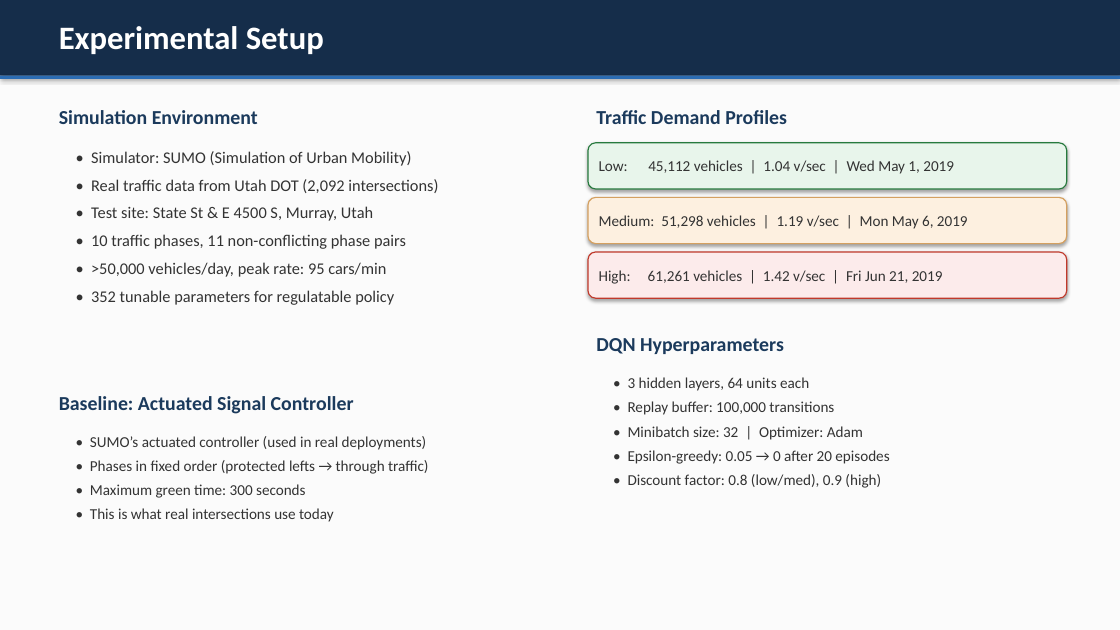
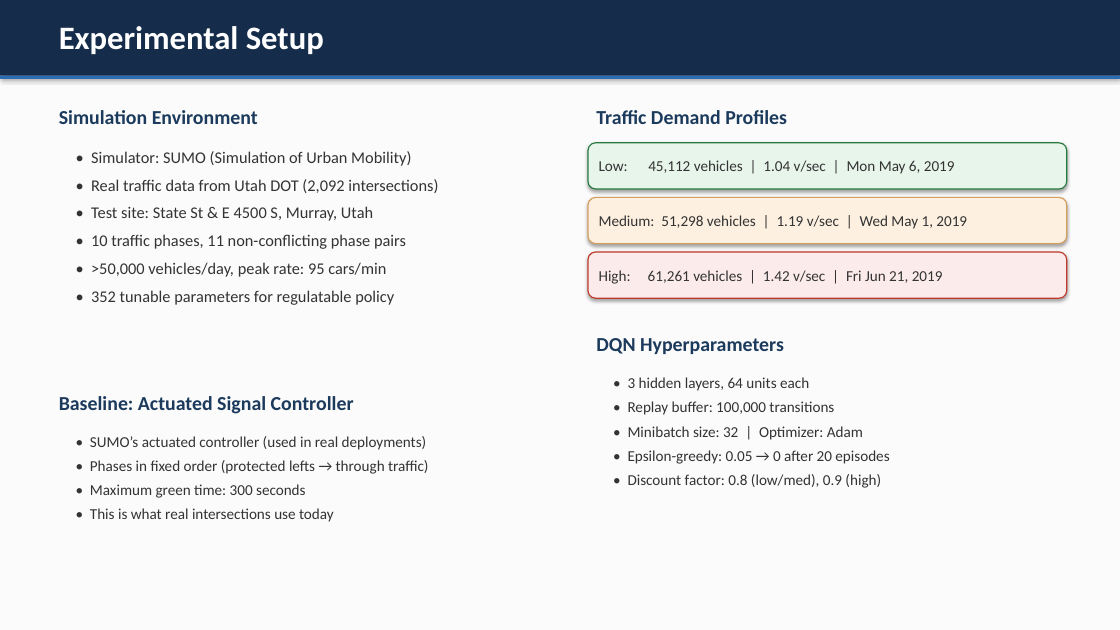
Before and after one commit to naaz-verma/python_projects, a slide deck: slide 15 of Traffic_Signal_Control_Presentationgroup.pptx. Drawn at 1120x630 pixels with LibreOffice and Linux fonts; fonts in the diff are those of the drawing. Boxes give left, top, right and bottom in pixels: in the first picture for what was removed or moved away, otherwise in the second. Text is boxed around its words. In the diff, an @@ line names an element or a change of style, - is before the commit and + after.

Commit message:
updates

```diff
--- a/Traffic_Signal_Control_Presentationgroup.pptx
+++ b/Traffic_Signal_Control_Presentationgroup.pptx
@@ text in rounded rectangle at (599,160,955,174): text changed @@
-Low: 45,112 vehicles | 1.04 v/sec | Wed May 1, 2019
+Low: 45,112 vehicles | 1.04 v/sec | Mon May 6, 2019
@@ text in rounded rectangle at (599,215,967,229): text changed @@
-Medium: 51,298 vehicles | 1.19 v/sec | Mon May 6, 2019
+Medium: 51,298 vehicles | 1.19 v/sec | Wed May 1, 2019
```
